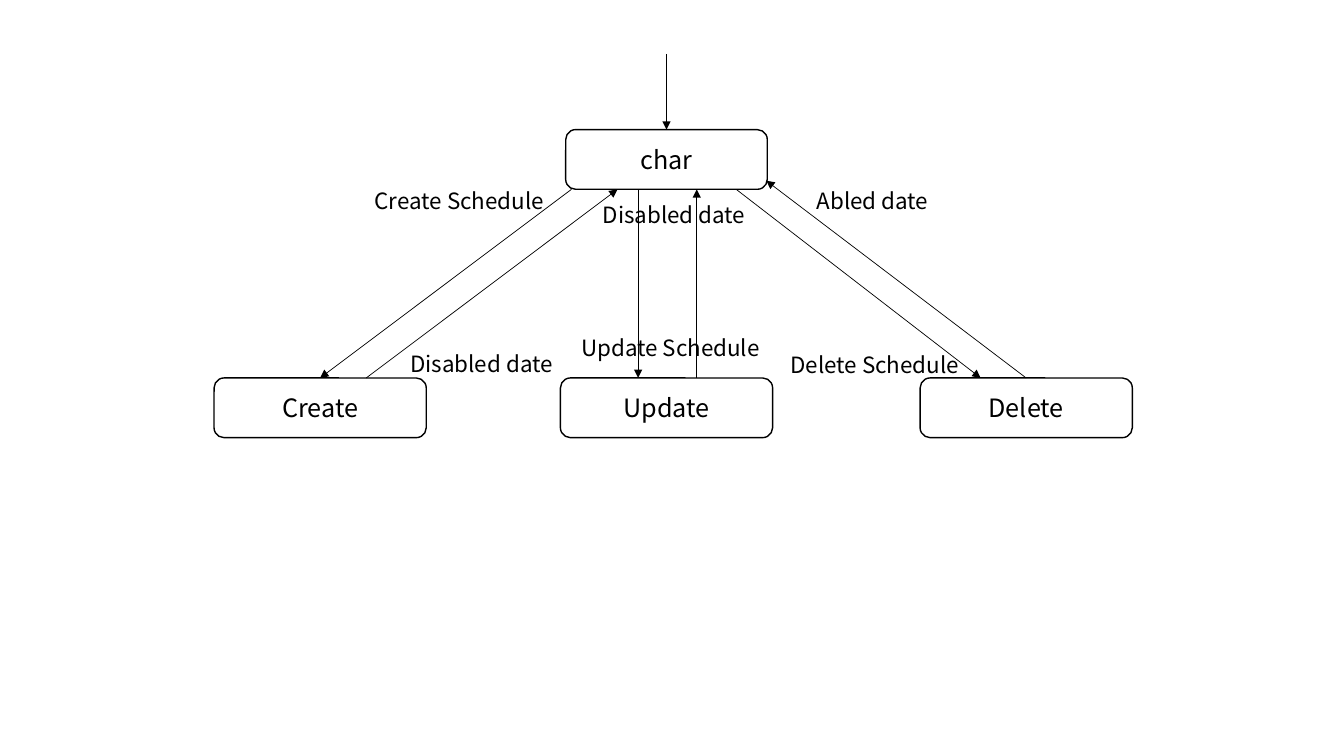
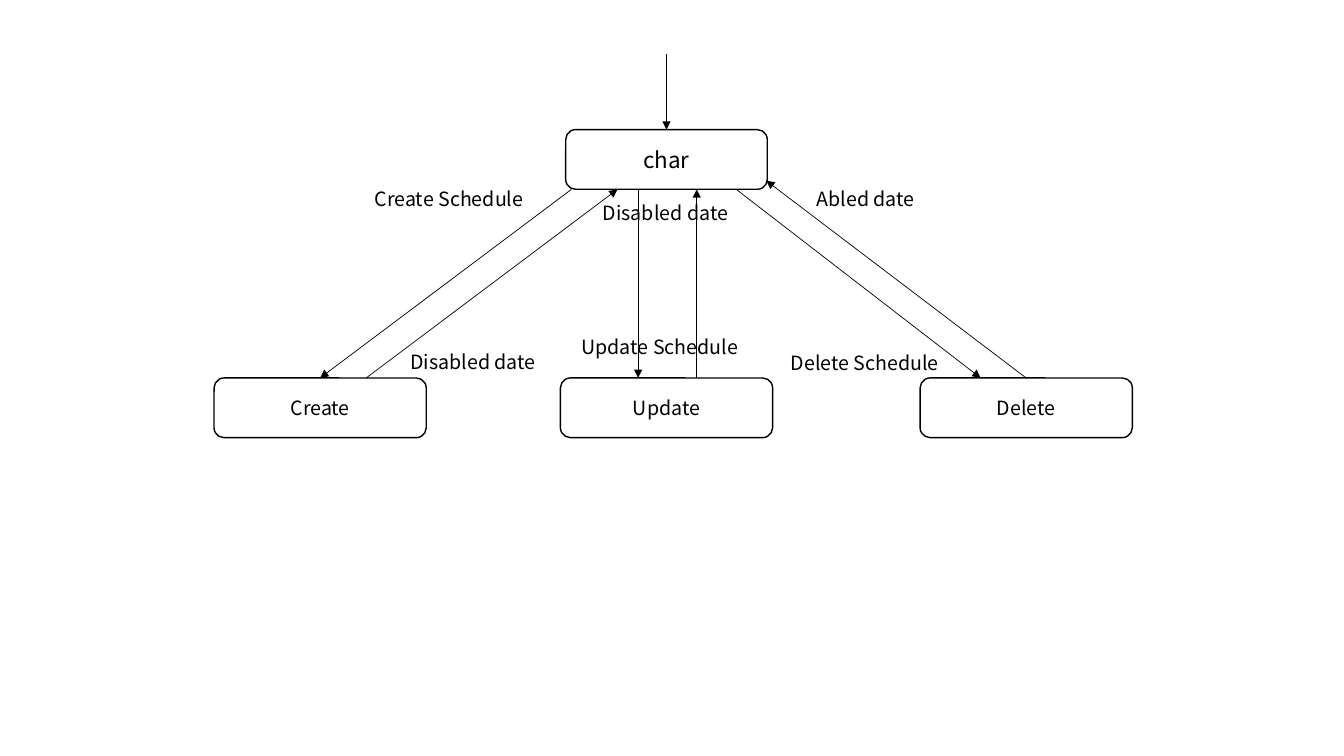
Before and after one commit to Team-RELIFE/documents, a slide deck: slide 1 of 요구사항분석서/std.pptx. Drawn at 1344x756 pixels with LibreOffice and Linux fonts; fonts in the diff are those of the drawing. Boxes give left, top, right and bottom in pixels: in the first picture for what was removed or moved away, otherwise in the second. Text is boxed around its words. In the diff, an @@ line names an element or a change of style, - is before the commit and + after.

```diff
--- a/요구사항분석서/std.pptx
+++ b/요구사항분석서/std.pptx
@@ rounded rectangle "char" at (x1=566, y1=130, x2=767, y2=190): size 18 to 16 pt @@
@@ size 16 to 14 pt in 6 elements at (x1=375, y1=190, x2=523, y2=207), (x1=581, y1=333, x2=738, y2=359), (x1=791, y1=354, x2=939, y2=371), (x1=410, y1=353, x2=536, y2=370), (x1=603, y1=200, x2=728, y2=226), (x1=817, y1=190, x2=915, y2=207) @@
@@ size 18 to 14 pt in 3 elements at (x1=214, y1=378, x2=426, y2=438), (x1=561, y1=378, x2=773, y2=438), (x1=921, y1=378, x2=1133, y2=438) @@
```
Also in this commit, not shown: 1 other slide changed, 1 slide added, 30 other files.
